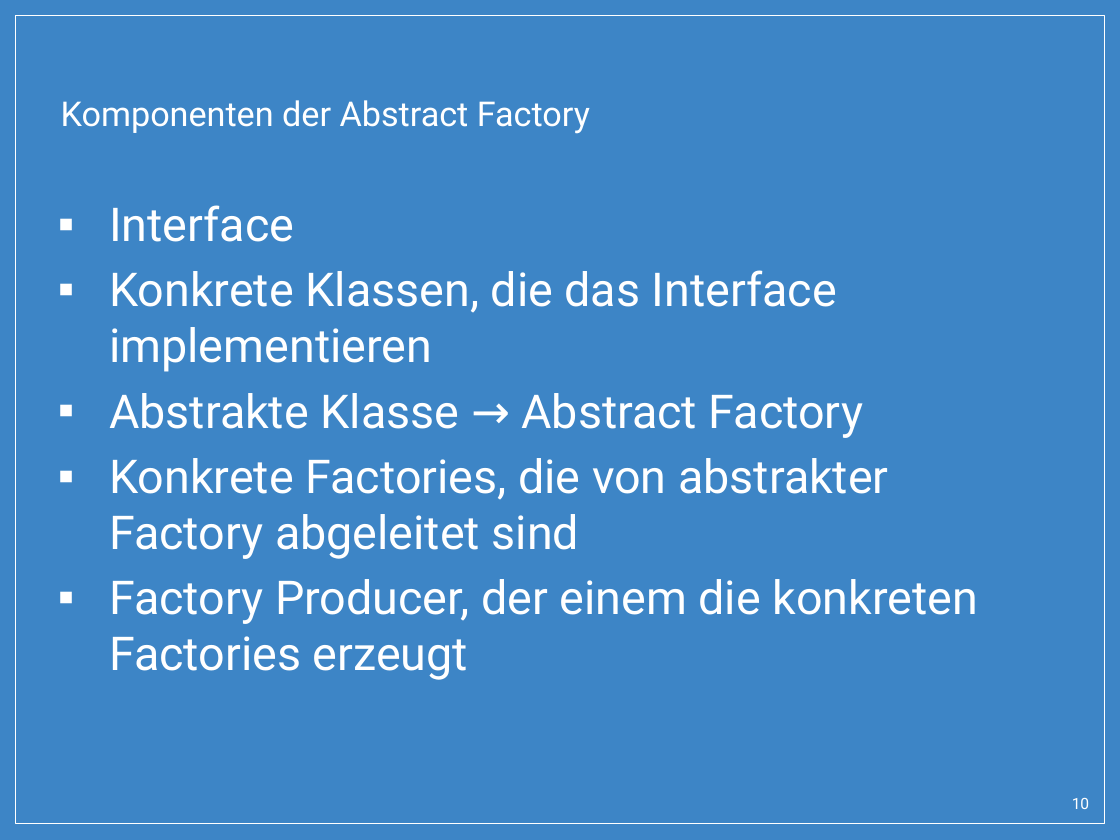
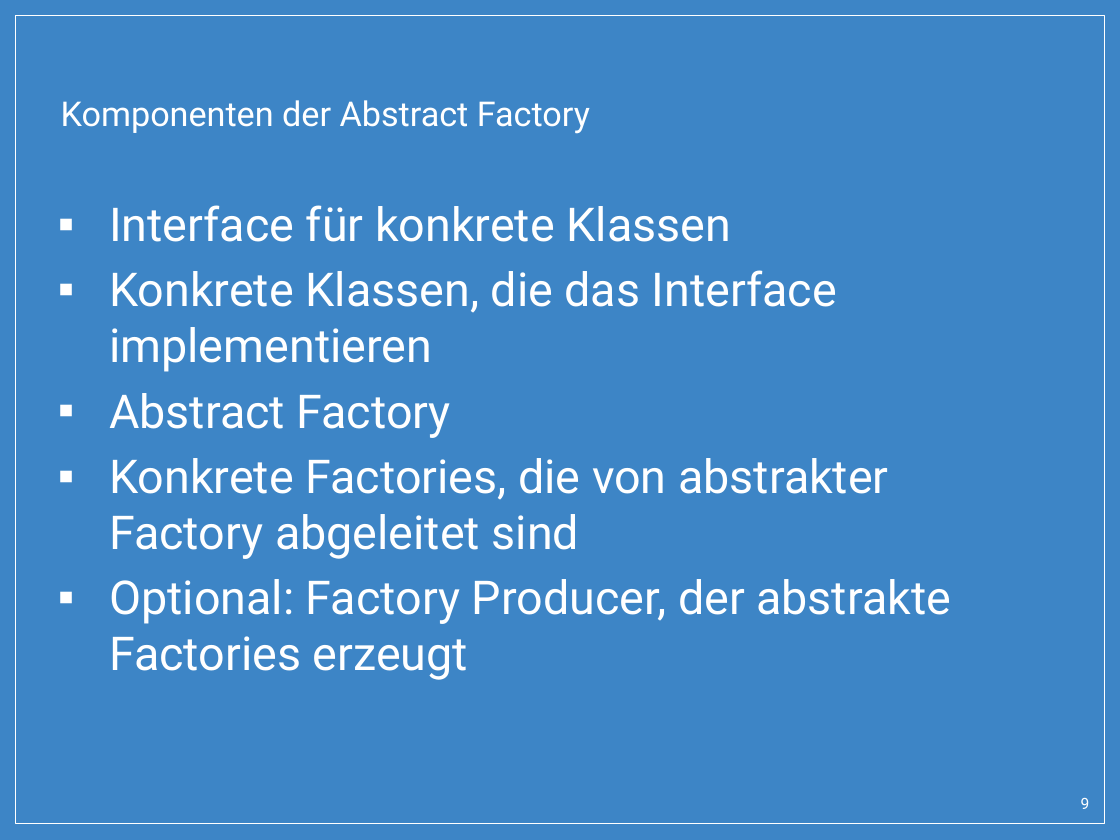
Before and after one commit to SimonPrimetzhofer/AbstractFactory-Pattern, a slide deck: slide 9 of Presentation/Abstract_Factory.pptx (slide 10 before the commit). Drawn at 1120x840 pixels with LibreOffice and Linux fonts; fonts in the diff are those of the drawing; background and template pictures are left out. Boxes give left, top, right and bottom in pixels: in the first picture for what was removed or moved away, otherwise in the second. Text is boxed around its words. In the diff, an @@ line names an element or a change of style, - is before the commit and + after.

```diff
--- a/Presentation/Abstract_Factory.pptx
+++ b/Presentation/Abstract_Factory.pptx
@@ text at [109,205,731,242]: text changed @@
-▪ Interface
+▪ Interface für konkrete Klassen
@@ text at [109,393,451,438]: text changed @@
-▪ Abstrakte Klasse → Abstract Factory
+▪ Abstract Factory
@@ text at [109,579,951,680]: text changed @@
-▪ Factory Producer, der einem die konkreten Factories erzeugt
+▪ Optional: Factory Producer, der abstrakte Factories erzeugt
@@ page number at [1081,798,1090,809]: text changed @@
-10
+9
```
Also in this commit, not shown: 3 other slides changed, 2 slides added, 1 slide removed, 2 other files.
